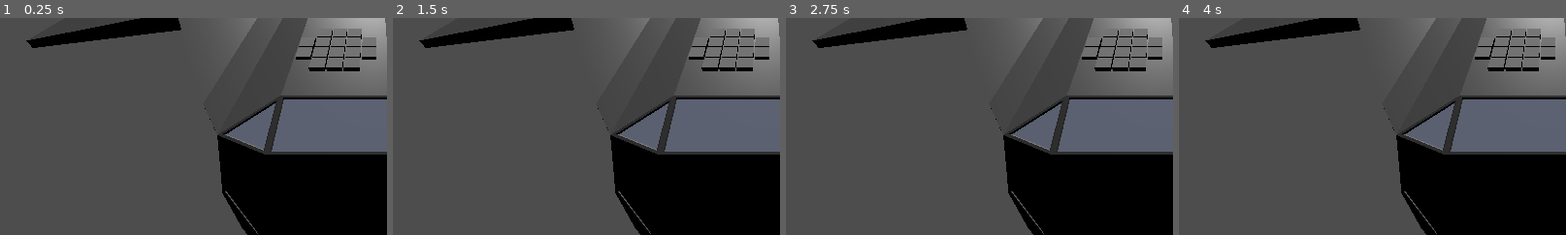
Above: before the commit, frames 1-4 (left to right).
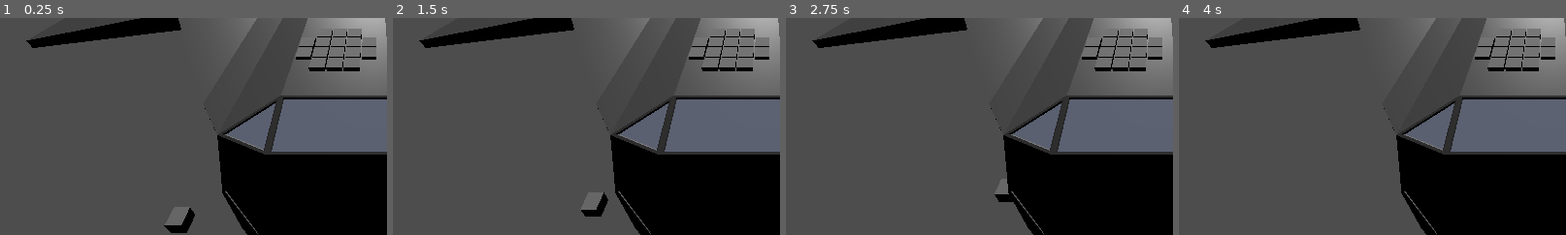
Above: after the commit, the same moments.

Repository: Xwilarg/LudumDare54
Game: Godot game, scene res://Scenes/Main.tscn
The game is run twice, just before and just after one commit, with the same random seed, the same clock (stepped at 60 frames per second) and the same inputs.
Inputs:
- Up to frame 1 (0.25 s): no input
- Up to frame 2 (1.5 s): click "Test" at 0.5 s; click "Test" at 1.25 s
- Up to frame 3 (2.75 s): click "Test" at 2 s
- Up to frame 4 (4 s): tap Enter at 3.5 s
The pictures show only the part of the screen within x 2-52%, y 50-100%; the shares and areas given below are measured in that part.

The runs differ from the first frame. In frame 1, 0.6% of the frame differs, in the area x 42-51%, y 87-100%; in frame 2, 0.6%, in the area x 48-56%, y 80-92%; in frame 3, 0.3%; in frame 4, nothing differs.
Error before the commit: Invalid assignment of property or key '_curr_card' with value of type 'RefCounted (Card)' on a base object of type 'null instance'. (res://Scripts/GameManager.…
Error after the commit: Invalid access to property or key 'name' on a base object of type 'Nil'. (res://Scripts/GameManager.gd:11)

Commit message:
Add asteroids

Diff:
--- /dev/null
+++ b/Scenes/Asteroid.tscn
@@ -0,0 +1,11 @@
+[gd_scene load_steps=3 format=3 uid="uid://dv47ub7wey2jk"]
+
+[ext_resource type="Script" path="res://Scripts/Asteroid.gd" id="1_25mkp"]
+
+[sub_resource type="BoxMesh" id="BoxMesh_4i1wr"]
+
+[node name="Asteroid" type="Node3D"]
+script = ExtResource("1_25mkp")
+
+[node name="MeshInstance3D" type="MeshInstance3D" parent="."]
+mesh = SubResource("BoxMesh_4i1wr")
--- a/Scenes/Main.tscn
+++ b/Scenes/Main.tscn
@@ -1,10 +1,11 @@
-[gd_scene load_steps=6 format=3 uid="uid://co7830btl7ju4"]
+[gd_scene load_steps=7 format=3 uid="uid://co7830btl7ju4"]
 
 [ext_resource type="PackedScene" uid="uid://kv32663idxo7" path="res://Models/spaceship.glb" id="1_ntri4"]
 [ext_resource type="PackedScene" uid="uid://bm4ftyrcxcc58" path="res://Scenes/GridManager.tscn" id="2_obdl2"]
 [ext_resource type="Script" path="res://Scripts/AItem.gd" id="2_yq2f1"]
 [ext_resource type="Script" path="res://Scripts/ItemButton.gd" id="3_h2t67"]
 [ext_resource type="Script" path="res://Scripts/Grid.gd" id="3_u2myk"]
+[ext_resource type="Script" path="res://Scripts/AsteroidManager.gd" id="6_r6njy"]
 
 [node name="Node3D" type="Node3D"]
 
@@ -45,4 +46,12 @@
 text = "Test"
 script = ExtResource("3_h2t67")
 
+[node name="AsteroidManager" type="Node" parent="." node_paths=PackedStringArray("spaceship")]
+script = ExtResource("6_r6njy")
+spaceship = NodePath("../spaceship")
+
+[node name="SpawnTimer" type="Timer" parent="AsteroidManager"]
+wait_time = 5.0
+
 [connection signal="pressed" from="UI/ItemButton" to="UI/ItemButton" method="_on_pressed"]
+[connection signal="timeout" from="AsteroidManager/SpawnTimer" to="AsteroidManager" method="_on_spawn_timer_timeout"]
--- /dev/null
+++ b/Scripts/Asteroid.gd
@@ -0,0 +1,23 @@
+extends Node3D
+
+var target: Node3D
+var move_speed: int = 1.3
+var direction: Vector3
+
+# Called when the node enters the scene tree for the first time.
+func _ready():
+	pass
+
+# Called every frame. 'delta' is the elapsed time since the previous frame.
+func _process(delta):
+	position = position.move_toward(target.position, delta*move_speed)
+
+	if global_position.is_equal_approx(target.global_position):
+		explode()
+
+func explode():
+	print("boom")
+	self.queue_free()
+
+func set_target(value: Node3D):
+	target = value
--- /dev/null
+++ b/Scripts/AsteroidManager.gd
@@ -0,0 +1,32 @@
+extends Node
+
+const _prefab_Asteroid = preload("res://Scenes/Asteroid.tscn")
+
+@export var spaceship: Node3D
+var rng = RandomNumberGenerator.new()
+
+# Called when the node enters the scene tree for the first time.
+func _ready():
+	var asteroid = _prefab_Asteroid.instantiate()
+	asteroid.global_position = spaceship.global_position + Vector3(-10, 0, 10)
+	asteroid.set_target(spaceship)
+
+	add_child(asteroid)
+	$SpawnTimer.start()
+
+# Called every frame. 'delta' is the elapsed time since the previous frame.
+func _process(delta):
+	pass
+	# spawns a new asteroid at irregular interval
+
+
+func _on_spawn_timer_timeout():
+	pass # Replace with function body.
+	$SpawnTimer.wait_time = rng.randf_range(2, 5)
+	new_asteroid()
+
+func new_asteroid():
+	var asteroid = _prefab_Asteroid.instantiate()
+	asteroid.position = spaceship.position + Vector3(-10, 0, 10)
+	asteroid.set_target(spaceship)
+	add_child(asteroid)
--- a/Scripts/GameManager.gd
+++ b/Scripts/GameManager.gd
@@ -1,11 +1,11 @@
 extends Node
 
-var buttons: Array[ItemButton]
+#var buttons: Array[ItemButton]
 @export var deck: JSON
 
 func _ready():
 	var card = Card.new(deck.data[0])
-	buttons[0]._curr_card = card
+	#buttons[0]._curr_card = card
 
 func load_item(item: Card):
 	print(item.name)
Not shown: 1 places in Scenes/GridManager.tscn that only renumber resources
